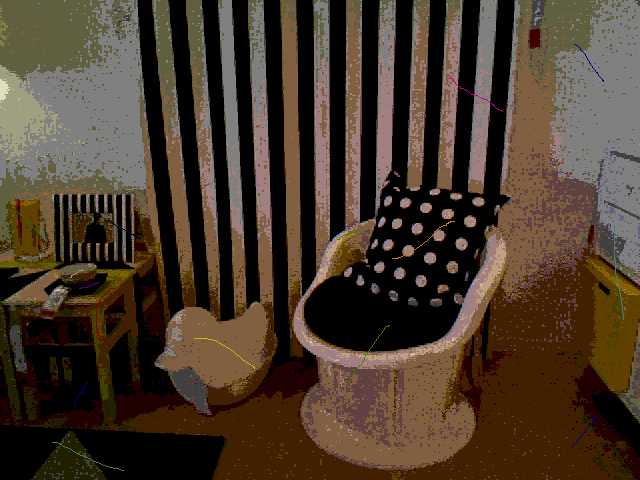
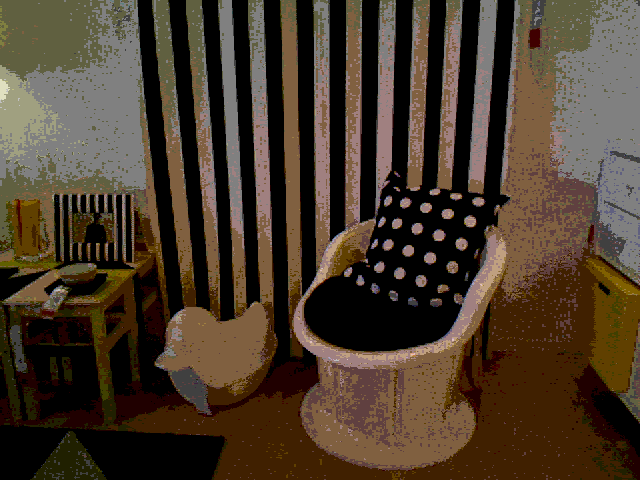
Layered file, before and after one edit (640 x 480). Changes by layer:
removed layer "Layer #1" over [15, 44, 624, 471]
